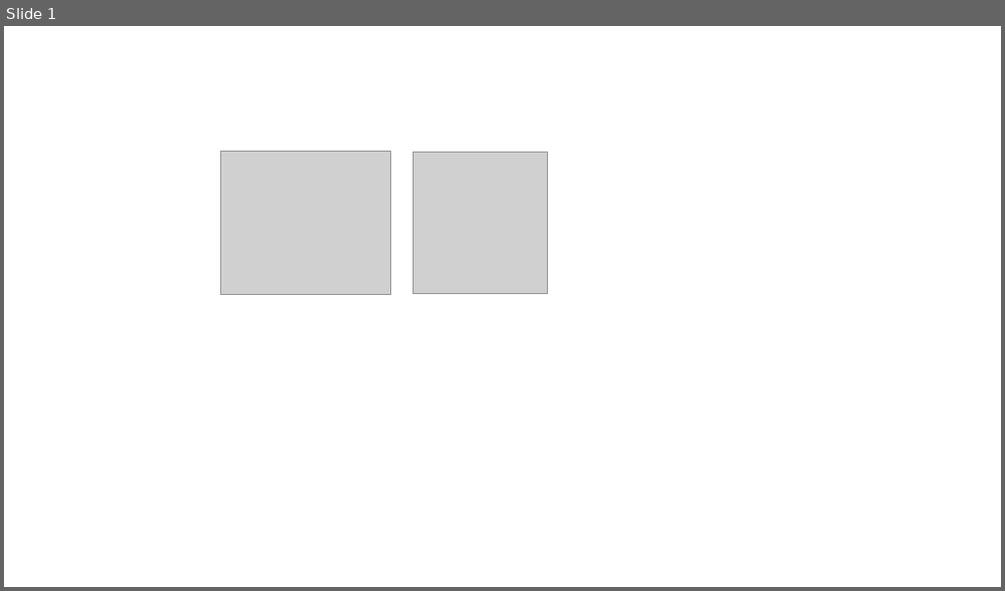
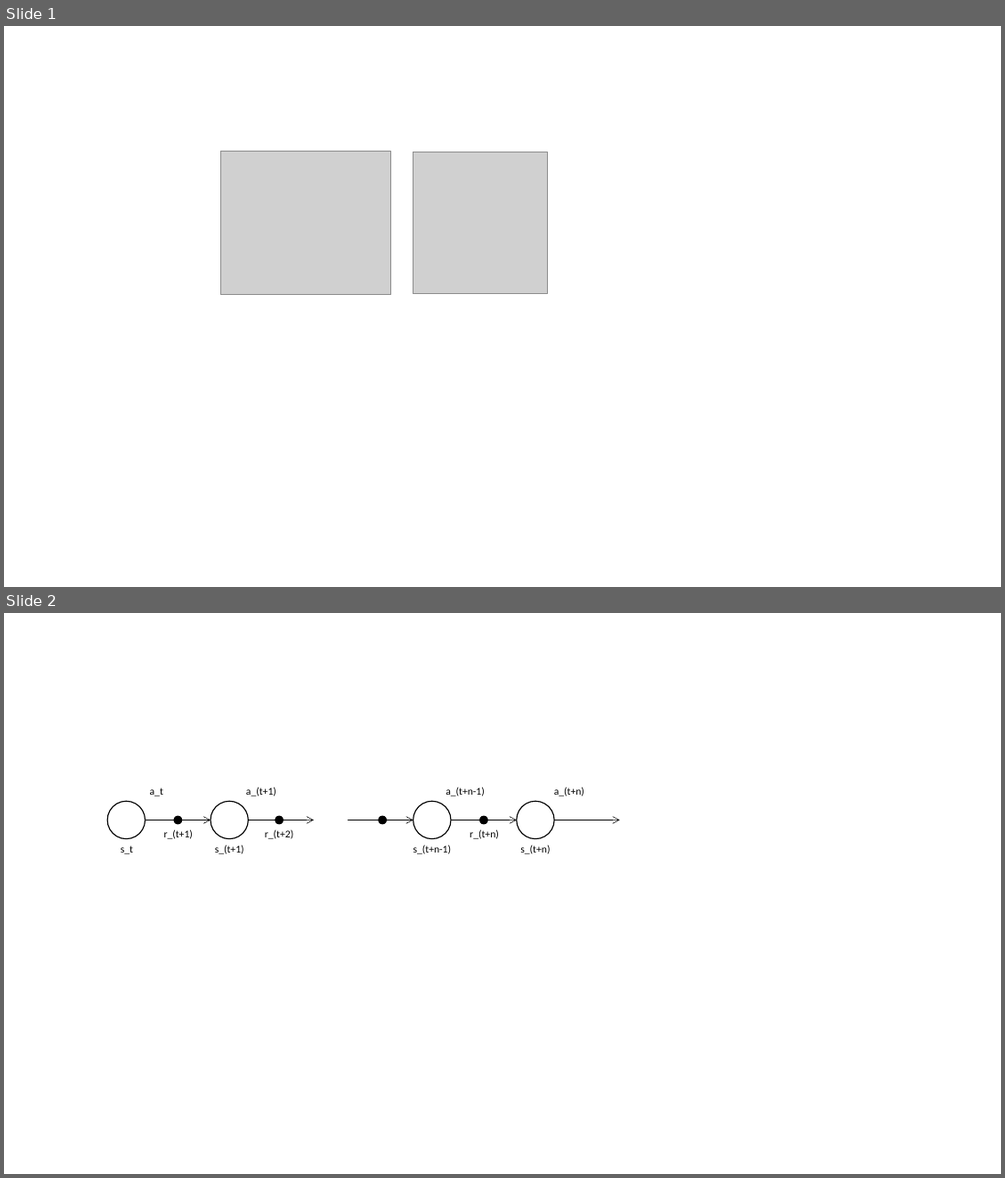
Before and after one commit to aarontan-git/Learning, a slide deck: RL/theoretical/Equations/pictures/Untitled PPTX 演示文稿.pptx. Shown one above the other, each under a label of ours: slide 1 before the commit, slides 1 and 2 after it. The pictures are 1005x591 and 1005x1178 pixels, drawn with LibreOffice and Linux fonts; fonts in the diff are those of the drawing; grey boxes stand for pictures. Boxes give left, top, right and bottom in pixels: in the first picture for what was removed or moved away, otherwise in the second. Text is boxed around its words. In the diff, an @@ line names an element or a change of style, - is before the commit and + after.

```diff
--- a/RL/theoretical/Equations/pictures/Untitled PPTX 演示文稿.pptx
+++ b/RL/theoretical/Equations/pictures/Untitled PPTX 演示文稿.pptx
@@ slide 2 added at (4, 613, 1001, 1174), background #FFFFFF @@
@@ text added at (150, 787, 163, 796), 10 pt, text #000000 @@
+a_t
@@ text added at (246, 787, 276, 796), 10 pt, text #000000 @@
+a_(t+1)
@@ text added at (445, 787, 485, 796), 10 pt, text #000000 @@
+a_(t+n-1)
@@ text added at (554, 787, 584, 796), 10 pt, text #000000 @@
+a_(t+n)
@@ ellipse added at (107, 802, 145, 839), outline #000000 1 pt @@
@@ arrow added from (146, 820) to (210, 820), #000000 0.5 pt @@
@@ ellipse added at (174, 817, 181, 824), fill #000000, outline #000000 1 pt @@
@@ ellipse added at (210, 802, 248, 839), outline #000000 1 pt @@
@@ arrow added from (249, 820) to (314, 820), #000000 0.5 pt @@
@@ ellipse added at (275, 817, 283, 824), fill #000000, outline #000000 1 pt @@
@@ arrow added from (348, 820) to (413, 820), #000000 0.5 pt @@
@@ ellipse added at (379, 817, 386, 824), fill #000000, outline #000000 1 pt @@
@@ ellipse added at (413, 802, 451, 839), outline #000000 1 pt @@
@@ arrow added from (451, 820) to (517, 820), #000000 0.5 pt @@
@@ ellipse added at (479, 817, 487, 824), fill #000000, outline #000000 1 pt @@
@@ ellipse added at (517, 802, 554, 839), outline #000000 1 pt @@
@@ arrow added from (554, 820) to (619, 820), #000000 0.5 pt @@
@@ text added at (121, 845, 133, 854), 10 pt, text #000000 @@
+s_t
@@ text added at (164, 829, 193, 839), 10 pt, text #000000 @@
+r_(t+1)
@@ text added at (215, 844, 244, 854), 10 pt, text #000000 @@
+s_(t+1)
@@ text added at (265, 829, 293, 839), 10 pt, text #000000 @@
+r_(t+2)
@@ text added at (413, 844, 452, 854), 10 pt, text #000000 @@
+s_(t+n-1)
@@ text added at (469, 829, 499, 839), 10 pt, text #000000 @@
+r_(t+n)
@@ text added at (520, 844, 550, 854), 10 pt, text #000000 @@
+s_(t+n)
```
Also in this commit, not shown: 14 other files.
